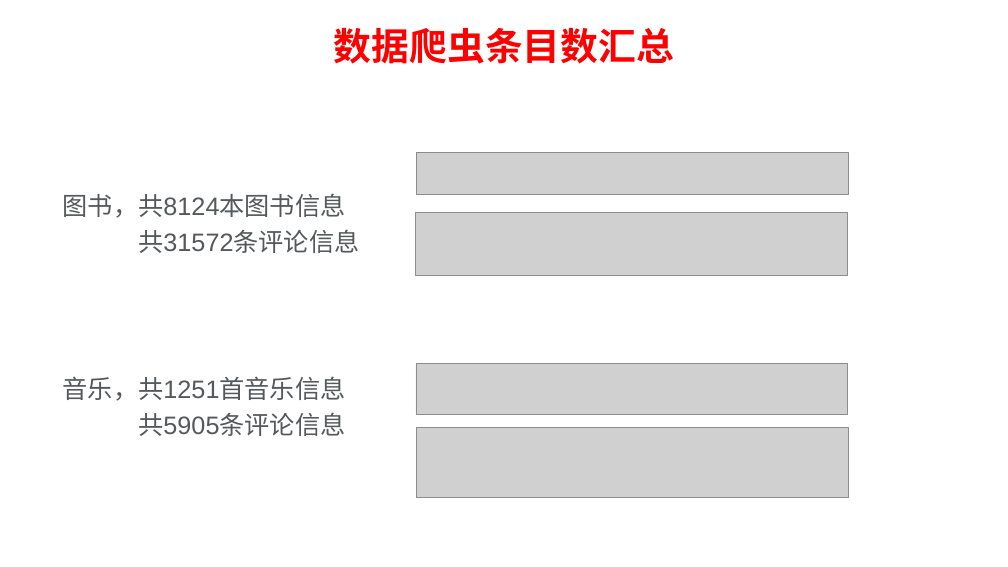
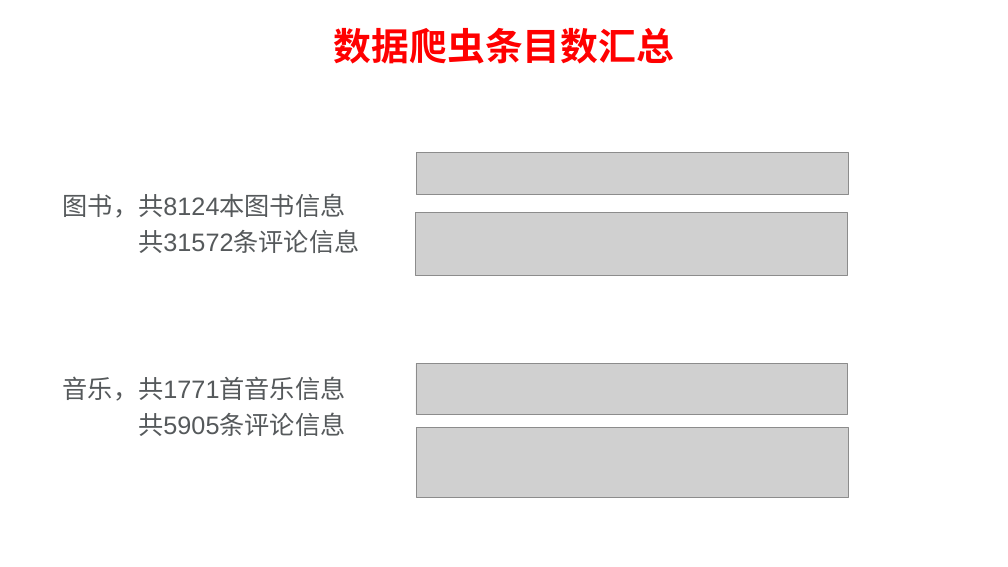
Before and after one commit to Koweiyi/book_douban, a slide deck: slide 4 of doc/PPT/第六组PPT.pptx. Drawn at 1008x567 pixels with LibreOffice and Linux fonts; fonts in the diff are those of the drawing; grey boxes stand for pictures; background and template pictures are left out. Boxes give left, top, right and bottom in pixels: in the first picture for what was removed or moved away, otherwise in the second. Text is boxed around its words. In the diff, an @@ line names an element or a change of style, - is before the commit and + after.

Commit message:
223323

```diff
--- a/doc/PPT/第六组PPT.pptx
+++ b/doc/PPT/第六组PPT.pptx
@@ text at [63,376,346,401]: text changed @@
-音乐，共1251首音乐信息
+音乐，共1771首音乐信息
```
